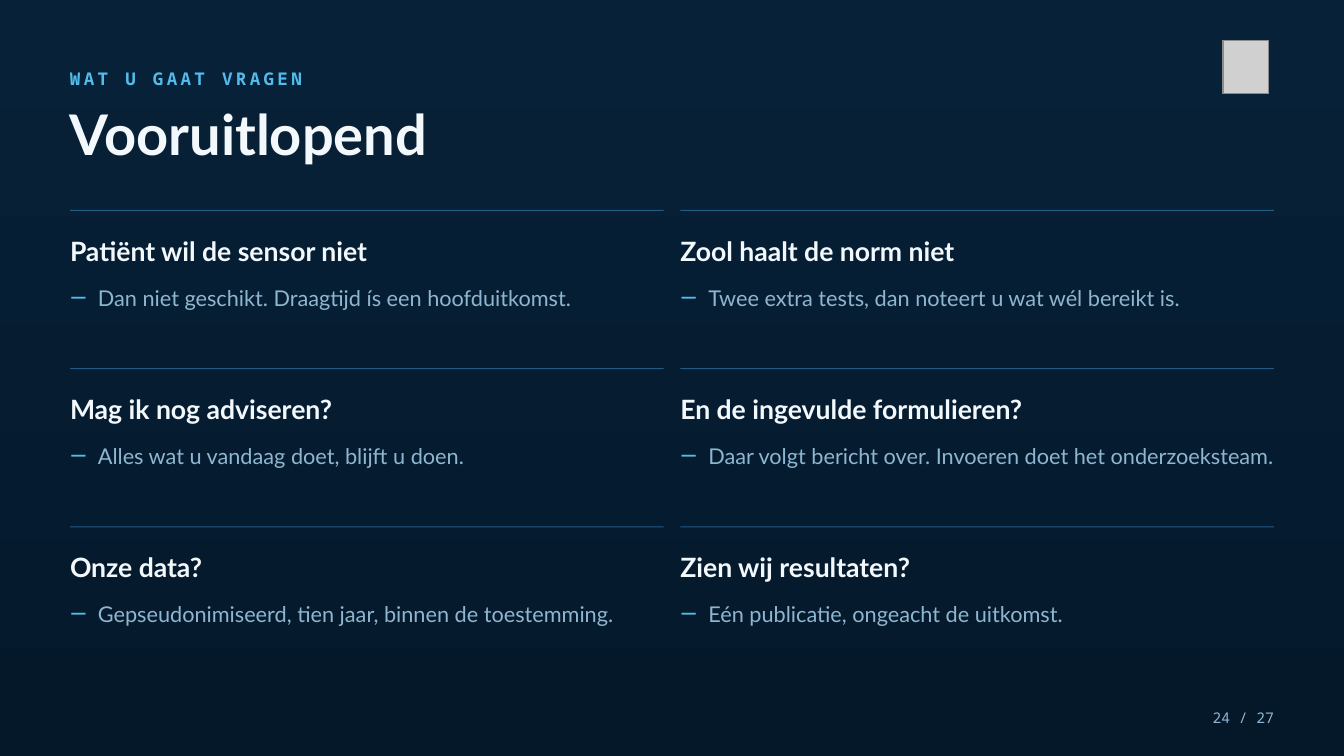
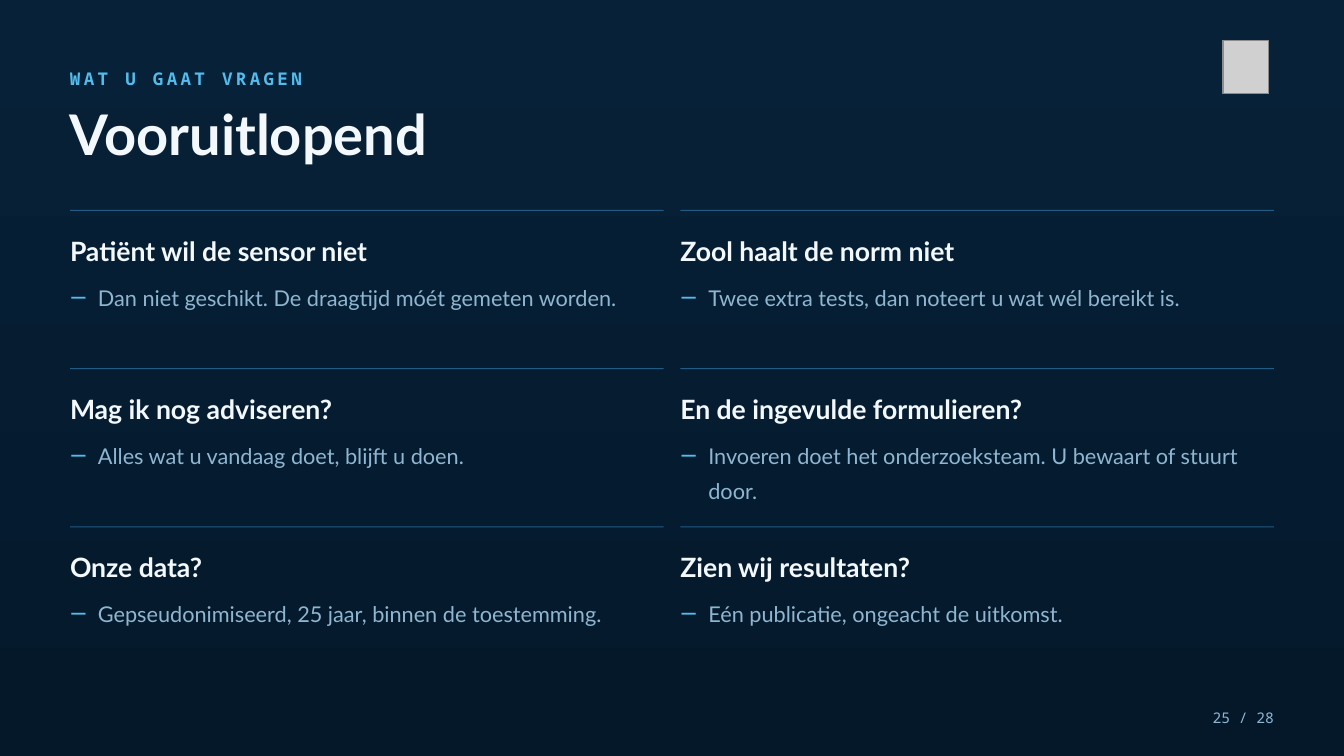
Before and after one commit to Dellfs/paradise-project, a slide deck: slide 25 of PARADISE_presentatie/PARADISE_centra_kort.pptx (slide 24 before the commit). Drawn at 1344x756 pixels with LibreOffice and Linux fonts; fonts in the diff are those of the drawing; grey boxes stand for pictures. Boxes give left, top, right and bottom in pixels: in the first picture for what was removed or moved away, otherwise in the second. Text is boxed around its words. In the diff, an @@ line names an element or a change of style, - is before the commit and + after.

```diff
--- a/PARADISE_presentatie/PARADISE_centra_kort.pptx
+++ b/PARADISE_presentatie/PARADISE_centra_kort.pptx
@@ text at [98,290,616,310]: text changed @@
-Dan niet geschikt. Draagtijd ís een hoofduitkomst.
+Dan niet geschikt. De draagtijd móét gemeten worden.
@@ text at [708,448,1238,499]: text changed @@
-Daar volgt bericht over. Invoeren doet het onderzoeksteam.
+Invoeren doet het onderzoeksteam. U bewaart of stuurt door.
@@ text at [98,606,601,626]: text changed @@
-Gepseudonimiseerd, tien jaar, binnen de toestemming.
+Gepseudonimiseerd, 25 jaar, binnen de toestemming.
@@ text at [1213,712,1274,723]: text changed @@
-24 / 27
+25 / 28
```
Also in this commit, not shown: 26 other slides changed, 1 slide added, 25 other files.
